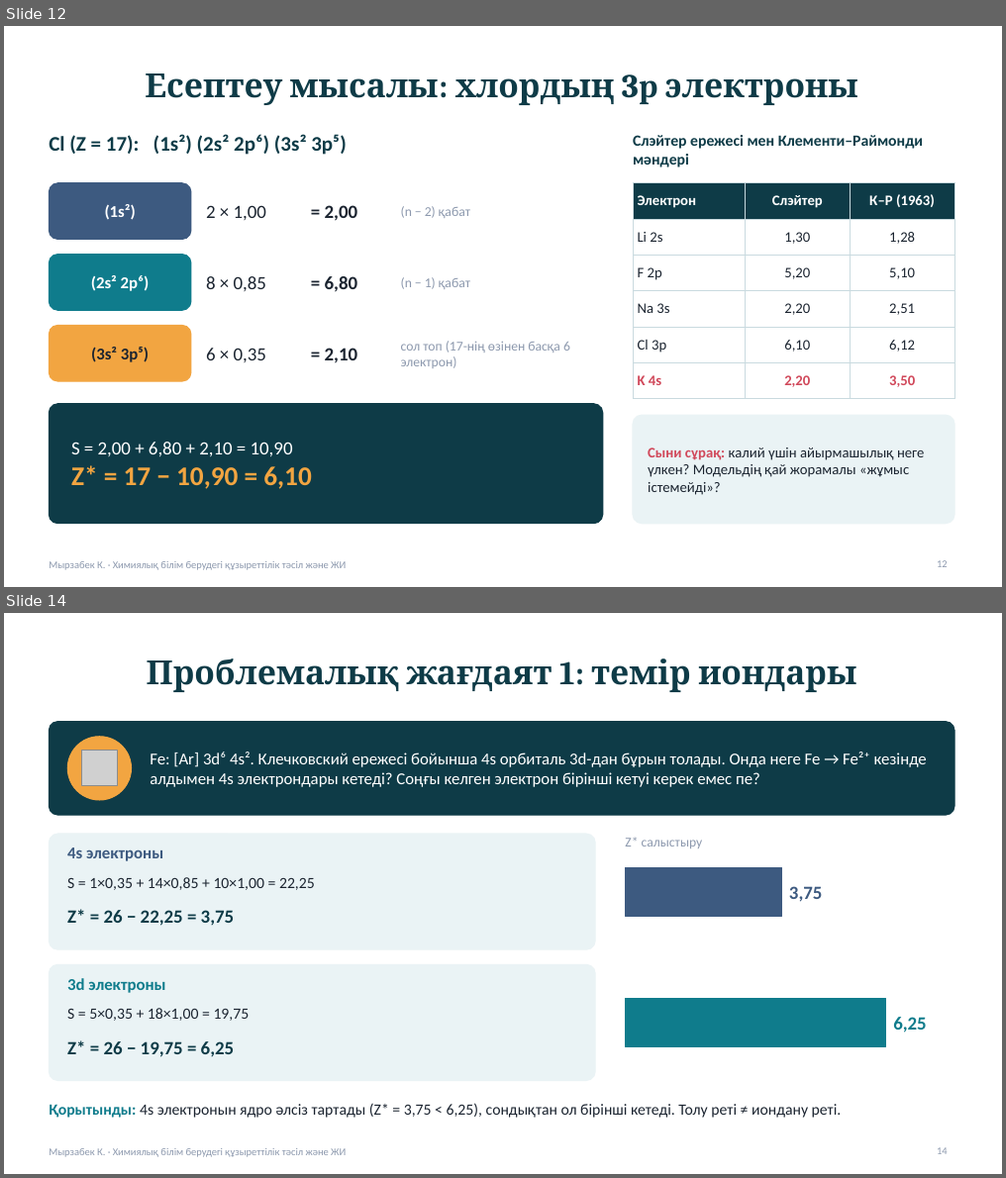
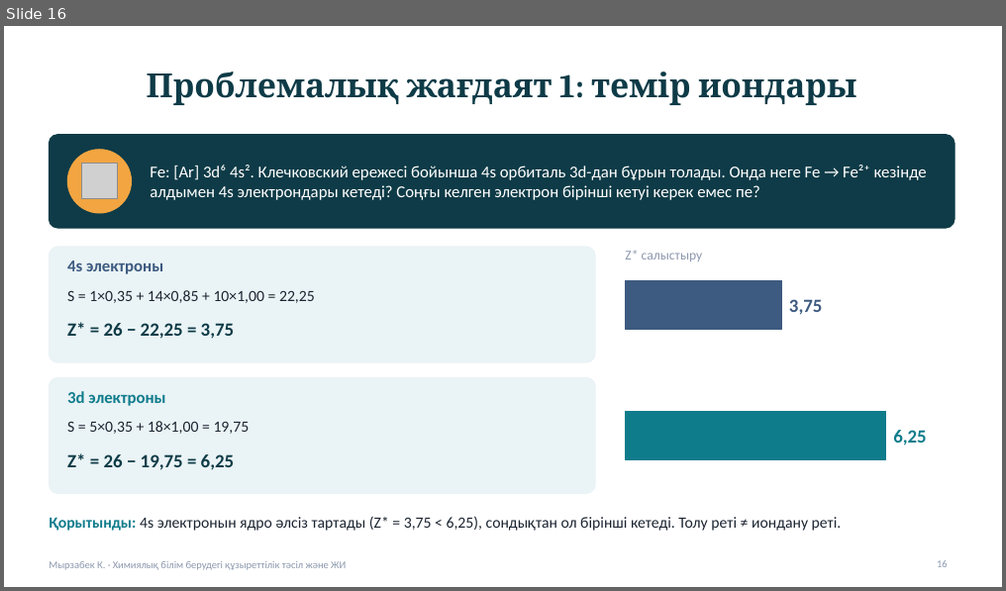
Before and after one commit to kamilamyrzabek6-hash/-, a slide deck: presentation/Slater_Kuzyrettilik_ZhI_Myrzabek.pptx. Shown one above the other, each under a label of ours: slides 12 and 14 before the commit, slide 16 after it; the slides between them are not shown. The pictures are 1006x1178 and 1006x591 pixels, drawn with LibreOffice and Linux fonts; fonts in the diff are those of the drawing; grey boxes stand for pictures. Boxes give left, top, right and bottom in pixels: in the first picture for what was removed or moved away, otherwise in the second. Text is boxed around its words. In the diff, an @@ line names an element or a change of style, - is before the commit and + after.

```diff
--- a/presentation/Slater_Kuzyrettilik_ZhI_Myrzabek.pptx
+++ b/presentation/Slater_Kuzyrettilik_ZhI_Myrzabek.pptx
@@ slide 12 removed at (4, 26, 1002, 587), background #FFFFFF; not listed: 1 template element that a slide beside it also shows @@
@@ title removed at (145, 74, 857, 105) @@
-Есептеу мысалы: хлордың 3p электроны
@@ text removed at (49, 134, 347, 155) @@
-Cl (Z = 17): (1s²) (2s² 2p⁶) (3s² 3p⁵)
@@ text removed at (633, 135, 923, 168) @@
-Слэйтер ережесі мен Клементи–Раймонди мәндері
@@ rounded rectangle removed at (49, 183, 191, 240) @@
@@ table removed at (633, 183, 954, 391), 6 rows, 3 columns @@
-Электрон | Слэйтер | К–Р (1963)
-Li 2s | 1,30 | 1,28
-F 2p | 5,20 | 5,10
-Na 3s | 2,20 | 2,51
-Cl 3p | 6,10 | 6,12
-K 4s | 2,20 | 3,50
@@ text removed at (105, 204, 136, 220) @@
-(1s²)
@@ text removed at (206, 205, 266, 220) @@
-2 × 1,00
@@ text removed at (325, 205, 358, 221) @@
-= 2,00
@@ text removed at (401, 206, 470, 218) @@
-(n − 2) қабат
@@ rounded rectangle removed at (49, 255, 191, 310) @@
@@ text removed at (91, 275, 150, 291) @@
-(2s² 2p⁶)
@@ text removed at (206, 276, 266, 291) @@
-8 × 0,85
@@ text removed at (325, 276, 358, 292) @@
-= 6,80
@@ text removed at (401, 277, 470, 289) @@
-(n − 1) қабат
@@ rounded rectangle removed at (49, 325, 191, 381) @@
@@ text removed at (91, 347, 149, 363) @@
-(3s² 3p⁵)
@@ text removed at (206, 348, 266, 363) @@
-6 × 0,35
@@ text removed at (325, 348, 358, 364) @@
-= 2,10
@@ text removed at (401, 341, 570, 369) @@
-сол топ (17-нің өзінен басқа 6 электрон)
@@ rounded rectangle removed at (49, 404, 603, 524) @@
@@ rounded rectangle removed at (633, 415, 954, 524) @@
@@ text removed at (71, 442, 311, 489) @@
-S = 2,00 + 6,80 + 2,10 = 10,90
-Z* = 17 − 10,90 = 6,10
@@ text removed at (648, 448, 924, 495) @@
-Сыни сұрақ: калий үшін айырмашылық неге үлкен? Модельдің қай жорамалы «жұмыс істемейді»?
@@ page number removed at (937, 561, 947, 568) @@
-12
@@ what was slide 14 is now slide 16 @@
@@ page number at (937, 561, 947, 568): text changed @@
-14
+16
```
Also in this commit, not shown: 8 slides changed, 10 slides added, 9 other slides removed, 1 other file.
